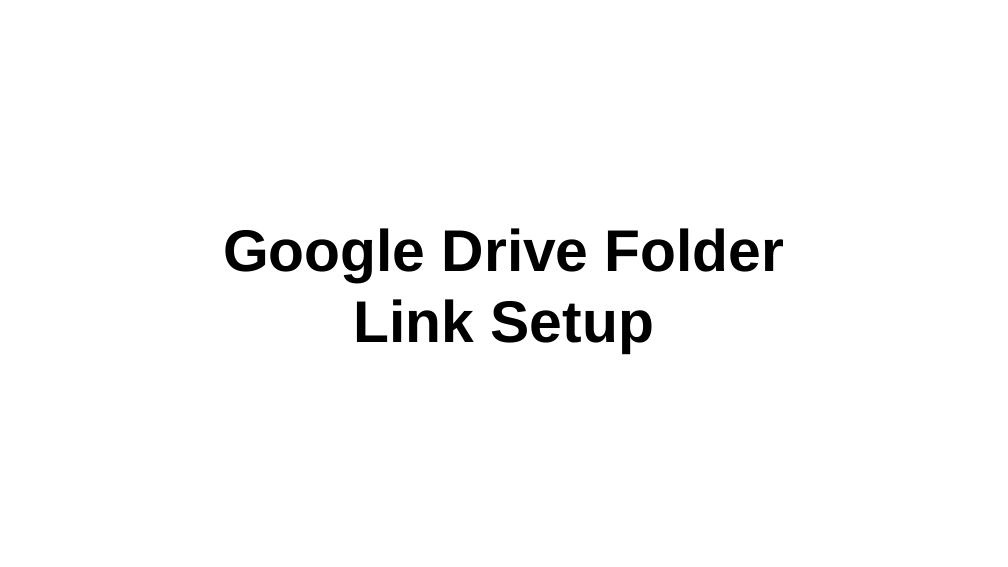
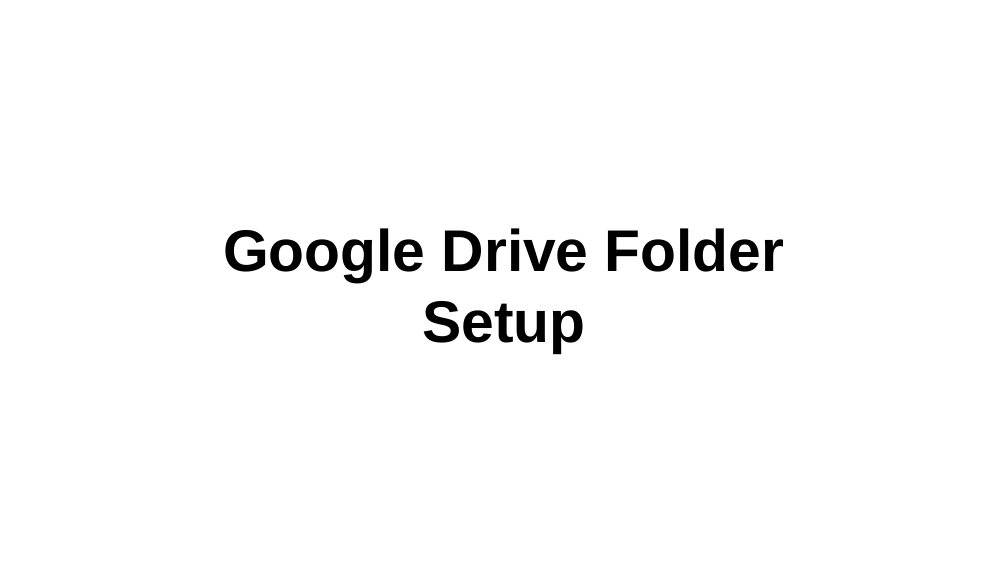
Before and after one commit to daveminh/Chem456-2024F, a slide deck: slide 8 of slides/08-26-Introduction.pptx. Drawn at 1008x567 pixels with LibreOffice and Linux fonts; fonts in the diff are those of the drawing. Boxes give left, top, right and bottom in pixels: in the first picture for what was removed or moved away, otherwise in the second. Text is boxed around its words. In the diff, an @@ line names an element or a change of style, - is before the commit and + after.

```diff
--- a/slides/08-26-Introduction.pptx
+++ b/slides/08-26-Introduction.pptx
@@ title at (x1=223, y1=228, x2=784, y2=353): text changed @@
-Google Drive Folder Link Setup
+Google Drive Folder Setup
```
Also in this commit, not shown: 4 other slides changed, 2 slides added, 4 slides removed, 2 other files.
